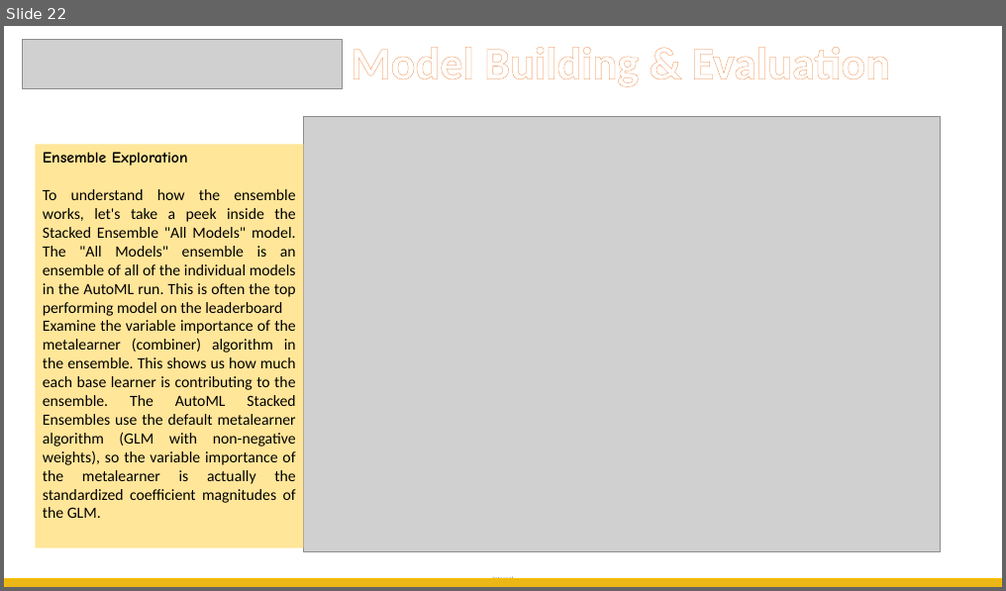
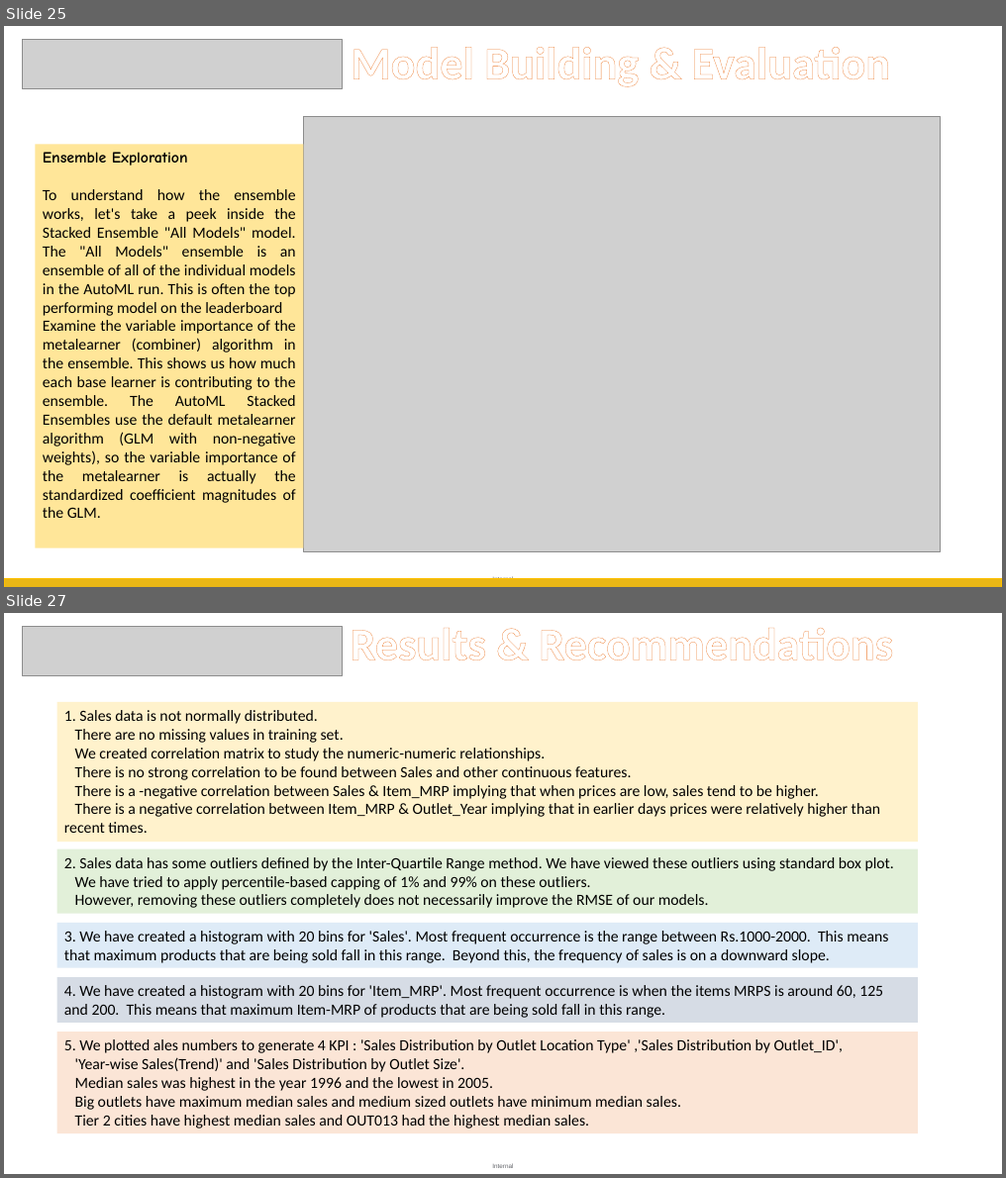
Before and after one commit to ghoshark/MachineHack-DAC-2021-Hackathon, a slide deck: Submission Files/Analytics_Olympiad_Presentation.pptx. Shown one above the other, each under a label of ours: slide 22 before the commit, slides 25 and 27 after it; the slides between them are not shown. The pictures are 1006x591 and 1006x1178 pixels, drawn with LibreOffice and Linux fonts; fonts in the diff are those of the drawing; grey boxes stand for pictures. Boxes give left, top, right and bottom in pixels: in the first picture for what was removed or moved away, otherwise in the second. Text is boxed around its words. In the diff, an @@ line names an element or a change of style, - is before the commit and + after.

```diff
--- a/Submission Files/Analytics_Olympiad_Presentation.pptx
+++ b/Submission Files/Analytics_Olympiad_Presentation.pptx
@@ slide 27 added at [4, 613, 1002, 1174], background #FFFFFF; not listed: 1 template element that a slide beside it also shows @@
@@ picture added at [22, 627, 342, 676] @@
@@ text added at [350, 628, 893, 661], 44 pt, text #FFFFFF, bold @@
+Results & Recommendations
@@ rectangle added at [57, 702, 918, 842], fill #FFF2CC, 15 pt, text #000000 @@
+1. Sales data is not normally distributed.
+There are no missing values in training set.
+We created correlation matrix to study the numeric-numeric relationships.
+There is no strong correlation to be found between Sales and other continuous features.
+There is a -negative correlation between Sales & Item_MRP implying that when prices are low, sales tend to be higher.
+There is a negative correlation between Item_MRP & Outlet_Year implying that in earlier days prices were relatively higher than recent times.
@@ rectangle added at [57, 850, 918, 914], fill #E2F0D9, 15 pt, text #000000 @@
+2. Sales data has some outliers defined by the Inter-Quartile Range method. We have viewed these outliers using standard box plot.
+We have tried to apply percentile-based capping of 1% and 99% on these outliers.
+However, removing these outliers completely does not necessarily improve the RMSE of our models.
@@ rectangle added at [57, 923, 918, 968], fill #DEEBF7, 15 pt, text #000000 @@
+3. We have created a histogram with 20 bins for 'Sales'. Most frequent occurrence is the range between Rs.1000-2000. This means that maximum products that are being sold fall in this range. Beyond this, the frequency of sales is on a downward slope.
@@ rectangle added at [57, 977, 918, 1023], fill #D6DCE5, 15 pt, text #000000 @@
+4. We have created a histogram with 20 bins for 'Item_MRP'. Most frequent occurrence is when the items MRPS is around 60, 125 and 200. This means that maximum Item-MRP of products that are being sold fall in this range.
@@ rectangle added at [57, 1032, 918, 1134], fill #FBE5D6, 15 pt, text #000000 @@
+5. We plotted ales numbers to generate 4 KPI : 'Sales Distribution by Outlet Location Type' ,'Sales Distribution by Outlet_ID',
+'Year-wise Sales(Trend)' and 'Sales Distribution by Outlet Size'.
+Median sales was highest in the year 1996 and the lowest in 2005.
+Big outlets have maximum median sales and medium sized outlets have minimum median sales.
+Tier 2 cities have highest median sales and OUT013 had the highest median sales.
@@ what was slide 22 is now slide 25 @@
```
Also in this commit, not shown: 6 slides changed, 5 other slides added, 2 slides removed, 6 other files.
